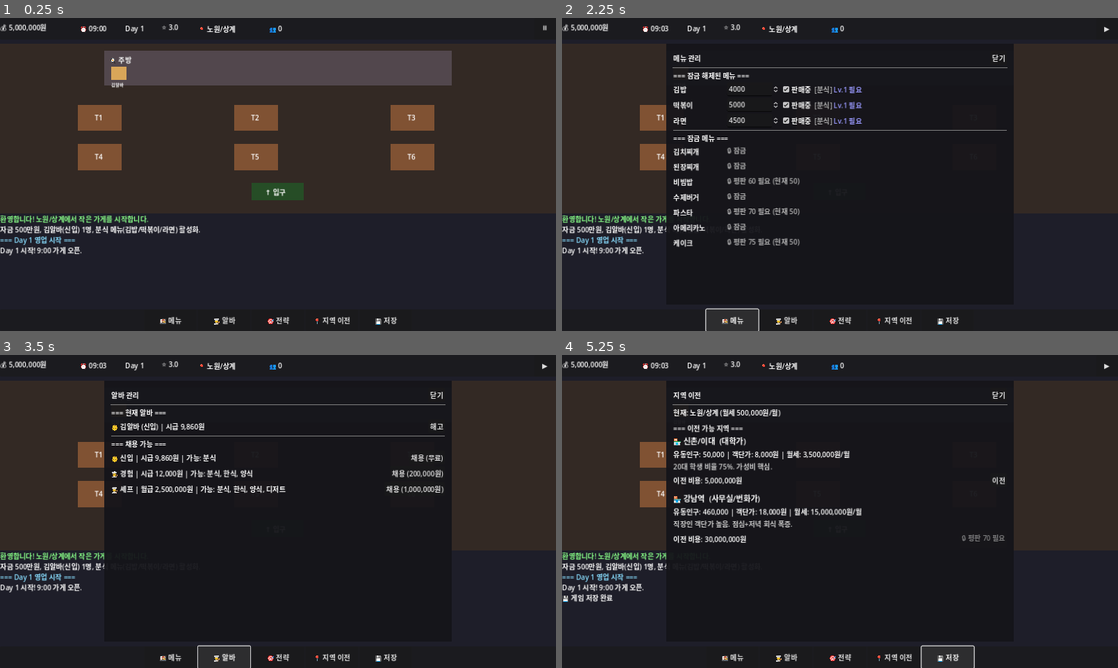
Above: before the commit, frames 1-4 (two rows, left to right).
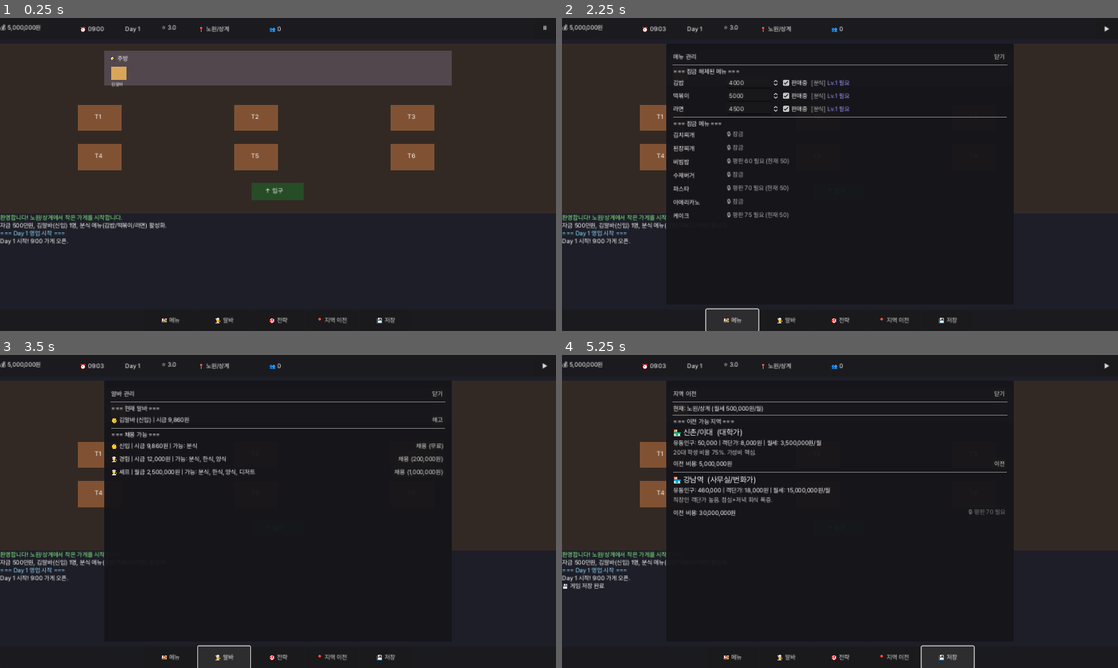
Above: after the commit, the same moments.

Repository: myjman/food-tycoon
Game: Godot game, scene res://scenes/Main.tscn
Two runs of this game, one before a commit and one after it. Both use one fixed random seed, a clock stepped at 60 frames per second and the inputs below.
Inputs:
- Up to frame 1 (0.25 s): no input
- Up to frame 2 (2.25 s): click "⏸" at 0.5 s; click "▶" at 1.25 s; click "🍱 메뉴" at 2 s
- Up to frame 3 (3.5 s): click "👨‍🍳 알바" at 2.75 s
- Up to frame 4 (5.25 s): click "🎯 전략" at 3.5 s; click "📍 지역 이전" at 4.25 s; click "💾 저장" at 5 s

The runs differ from the first frame. In frame 1, 2.6% of the frame differs, in the area x 0-99%, y 1-98%; in frame 2, 6.3%; in frame 3, 5.0%; in frame 4, 6.8%.

Commit message:
한글 폰트(Pretendard) 임베드 - 글자 깨짐 수정

Diff:
--- /dev/null
+++ b/default_theme.tres
@@ -0,0 +1,7 @@
+[gd_resource type="Theme" load_steps=2 format=3 uid="uid://b8food_theme"]
+
+[ext_resource type="FontFile" path="res://assets/fonts/Pretendard-Regular.otf" id="1_font"]
+
+[resource]
+default_font = ExtResource("1_font")
+default_font_size = 14
--- a/project.godot
+++ b/project.godot
@@ -31,6 +31,10 @@
 window/stretch/mode="canvas_items"
 window/stretch/aspect="keep"
 
+[gui]
+
+theme/custom="res://default_theme.tres"
+
 [input]
 
 ui_pause={
Binary file added: assets/fonts/Pretendard-Regular.otf
Not shown, added: assets/fonts/Pretendard-Regular.otf.import
Not shown, changed: build/web/index.html
Not shown, changed: build/web/index.pck
Not shown, changed: docs/index.html
Not shown, changed: docs/index.pck
